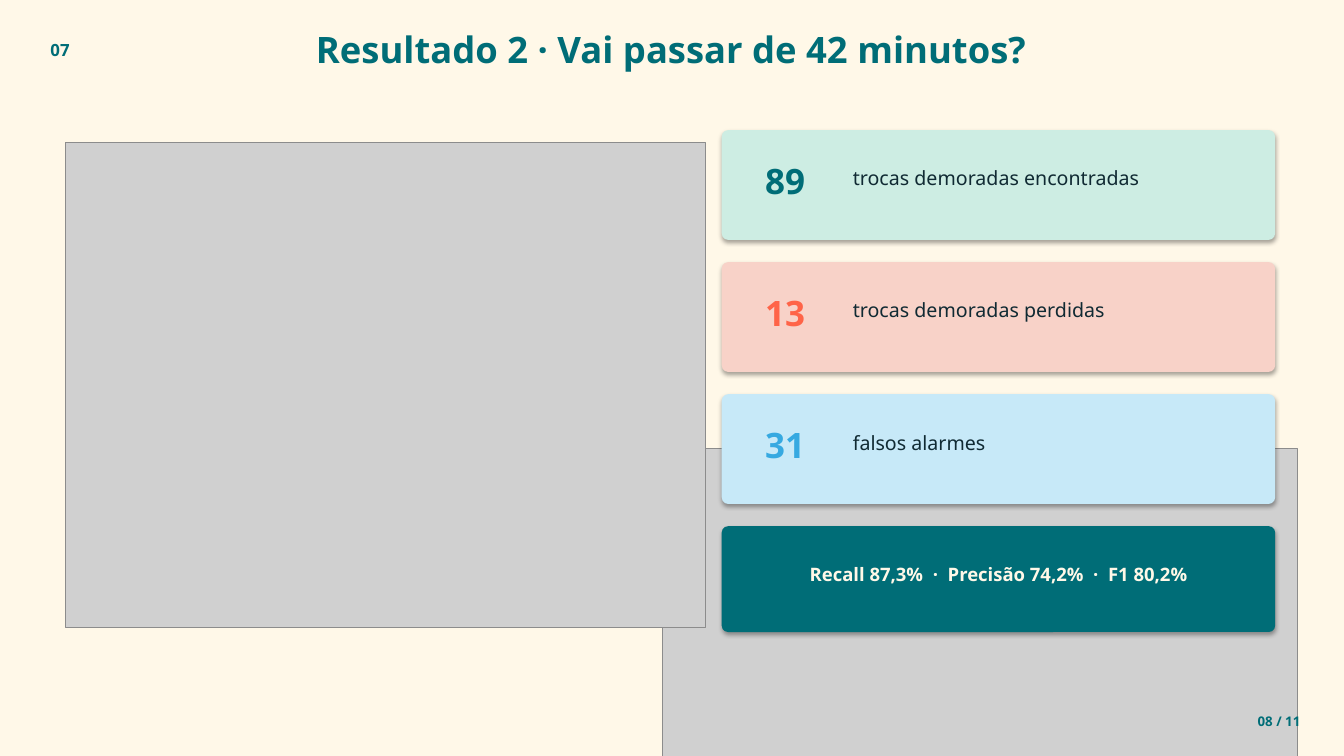
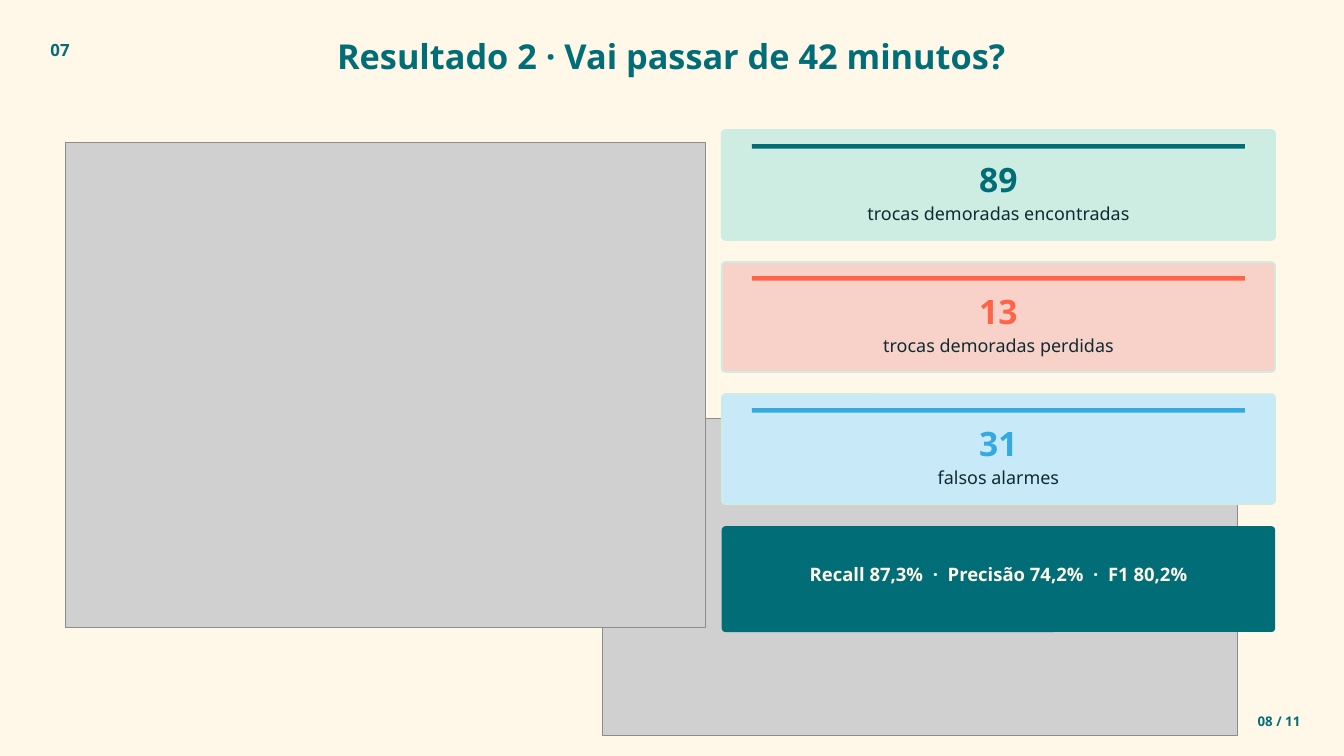
Before and after one commit to JulianaBallin/SMT-Changeover-Prediction, a slide deck: slide 8 of docs/apresentacao/apresentacao_smt_em_tempo.pptx. Drawn at 1344x756 pixels with LibreOffice and Linux fonts; fonts in the diff are those of the drawing; grey boxes stand for pictures. Boxes give left, top, right and bottom in pixels: in the first picture for what was removed or moved away, otherwise in the second. Text is boxed around its words. In the diff, an @@ line names an element or a change of style, - is before the commit and + after.

Commit message:
design(slides): modernize layout and alignment

```diff
--- a/docs/apresentacao/apresentacao_smt_em_tempo.pptx
+++ b/docs/apresentacao/apresentacao_smt_em_tempo.pptx
@@ text "Resultado 2 · Vai passar ...": place and size @@
-text "Resultado 2 · Vai passar ..." at (316, 35, 1025, 72)
+text "Resultado 2 · Vai passar ..." at (337, 43, 1006, 78)
@@ text "Resultado 2 · Vai passar ..." at (337, 43, 1006, 78): size 26 to 24.5 pt @@
@@ rectangle added at (752, 144, 1245, 148), fill #006D77 @@
@@ text "89": place and size @@
-text "89" at (765, 168, 805, 195)
+text "89" at (979, 167, 1017, 193)
@@ size 14 to 12.8 pt; alignment left to centre in 3 elements at (883, 338, 1114, 357), (938, 470, 1059, 484), (867, 206, 1129, 220) @@
@@ text "trocas demoradas encontradas": place and size @@
-text "trocas demoradas encontradas" at (853, 170, 1139, 185)
+text "trocas demoradas encontradas" at (867, 206, 1129, 220)
@@ text "13": place and size @@
-text "13" at (765, 300, 805, 327)
+text "13" at (979, 300, 1017, 325)
@@ rectangle added at (752, 276, 1245, 280), fill #FF6448 @@
@@ text "trocas demoradas perdidas": place and size @@
-text "trocas demoradas perdidas" at (853, 302, 1104, 322)
+text "trocas demoradas perdidas" at (883, 338, 1114, 357)
@@ picture: place and size @@
-picture at (663, 449, 1299, 756)
+picture at (602, 418, 1237, 736)
@@ outline none to #CDEDE3 1.2 pt; shadow off; proportions changed in 3 elements at (722, 130, 1275, 240), (722, 262, 1275, 372), (722, 394, 1275, 504) @@
@@ size 25 to 24 pt; alignment left to centre in 3 elements at (979, 167, 1017, 193), (979, 300, 1017, 325), (979, 431, 1017, 457) @@
@@ text "31": place and size @@
-text "31" at (765, 432, 805, 459)
+text "31" at (979, 431, 1017, 457)
@@ rectangle added at (752, 408, 1245, 412), fill #36A9E1 @@
@@ text "falsos alarmes": place and size @@
-text "falsos alarmes" at (853, 435, 985, 450)
+text "falsos alarmes" at (938, 470, 1059, 484)
@@ rounded rectangle at (722, 526, 1275, 632): shadow off; proportions changed @@
```
Also in this commit, not shown: 10 other slides changed, 2 other files.
